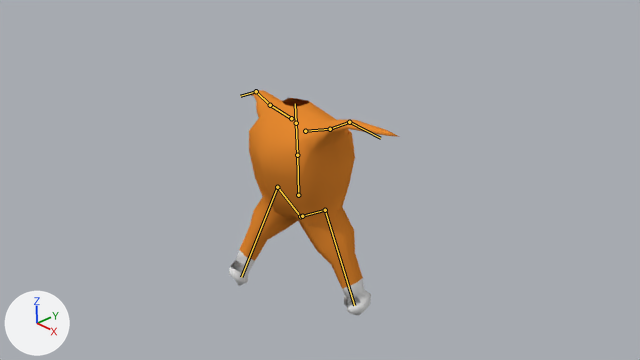
Two versions of the Blender file Blender files /Character.blend, one commit apart.
Camera for both pictures: the file's camera 'Camera'. The axes (+X, +Y, +Z) are drawn at lower left. The lights are the same throughout. Both versions are drawn at frame 40 of the action 'ArmatureAction'; the numbers are the values there. The bones that bend it are drawn over the model as lines.
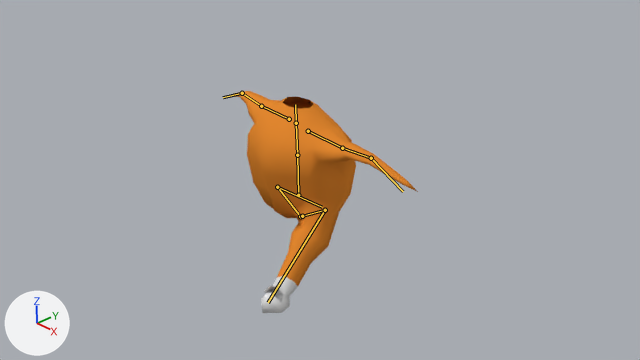
Boxes (x1, y1, x2, y2) around the edits, measured in the pictures (640 x 360 px):
'Sphere', posed (9% wider)
    before: (229, 90, 399, 316)
    after: (233, 91, 418, 313)
bone 'Bone.002', root to tip
    before: (291, 118) to (270, 105)
    after: (289, 119) to (261, 106)
bone 'Bone.005', root to tip
    before: (296, 123) to (295, 103)
    after: (296, 123) to (295, 104)
bone 'Bone.008', root to tip
    before: (305, 131) to (330, 129)
    after: (308, 131) to (342, 148)
bone 'Bone.007', root to tip
    before: (277, 187) to (241, 277)
    after: (277, 187) to (322, 207)
bone 'Bone.012', root to tip
    before: (325, 210) to (354, 305)
    after: (325, 210) to (268, 302)

What the commit changed:
Bone 'Bone.002' (bone_bone_002) moves from (0.051, -0.015, 0.036) to (0.01, -0.009, 0.042).
Bone 'Bone.002' (bone_bone_002) turns from (9, 6, -12) to (11, -1, -3) degrees about its own x, y and z.
Bone 'Bone.005' (bone_bone_005) turns from (-7, 0, 11) to (0, 0, 0) degrees about its own x, y and z.
Bone 'Bone.008' (bone_bone_008) moves from (-0.051, -0.001, 0.039) to (-0.01, 0.005, 0.043).
Bone 'Bone.008' (bone_bone_008) turns from (-32, 6, 9) to (-5, -1, -1) degrees about its own x, y and z.
Bone 'Bone.007' (bone_bone_007) turns from (-7, -11, 30) to (4, -17, -53) degrees about its own x, y and z.
Bone 'Bone.012' (bone_bone_012) turns from (-10, 9, -5) to (2, -3, 52) degrees about its own x, y and z.
